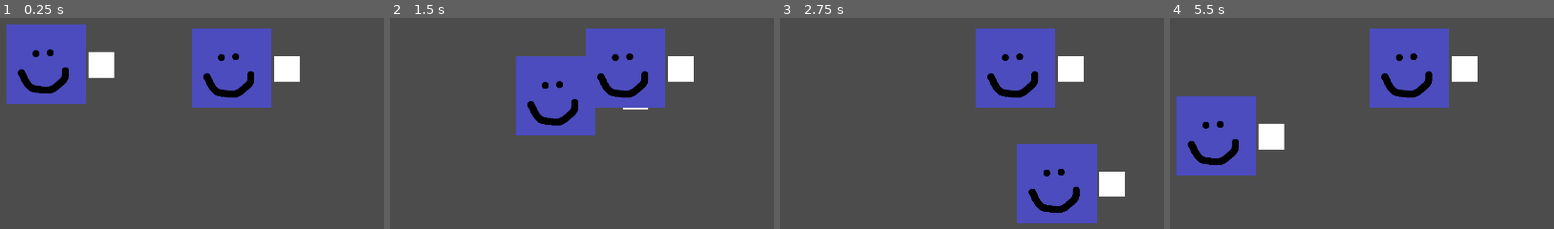
Above: before the commit, frames 1-4 (left to right).
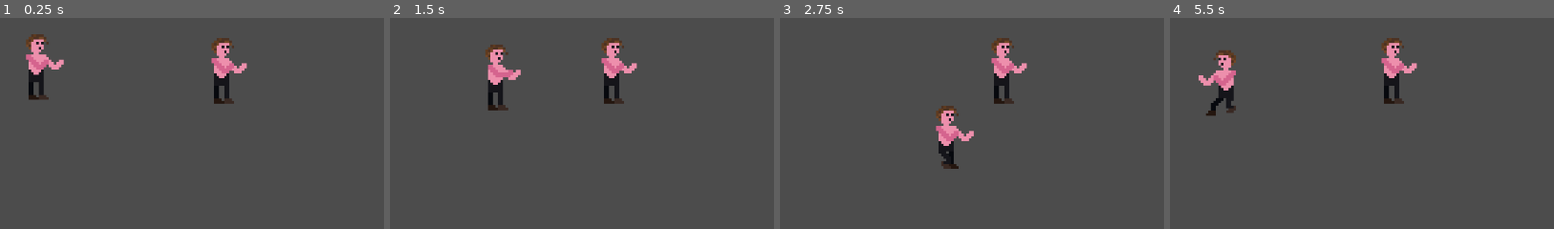
Above: after the commit, the same moments.

Repository: sadikuar/ringout
Game: Godot game, scene res://Ring.tscn
Two runs of this game, one before a commit and one after it. Both use one fixed random seed, a clock stepped at 60 frames per second and the inputs below.
Inputs (mouse positions are in pixels of both pictures, inside the frame that each line leads up to):
- Up to frame 1 (0.25 s): no input
- Up to frame 2 (1.5 s): move the mouse to (outside the picture) at 0.52 s; hold D (Move right) 0.53-1.28 s; click (outside the picture) at 0.6 s; move the mouse to (520, 197) at 1.27 s; hold S (Move down) from 1.28 s (still down); click (520, 197) at 1.35 s
- Up to frame 3 (2.75 s): move the mouse to (1140, 81) at 2.02 s; release S (Move down) at 2.03 s; hold D (Move right) from 2.03 s (still down); click (1140, 81) at 2.1 s
- Up to frame 4 (5.5 s): move the mouse to (outside the picture) at 2.77 s; release D (Move right) at 2.78 s; hold W (Move up) 2.78-3.53 s; click (outside the picture) at 2.85 s; move the mouse to (outside the picture) at 3.52 s; hold A (Move left) 3.53-5.03 s; click (outside the picture) at 3.6 s; move the mouse to (1223, 110) at 4.27 s; click (1223, 110) at 4.35 s; move the mouse to (1492, 176) at 5.02 s; hold S (Move down) from 5.03 s (still down); click (1492, 176) at 5.1 s

The runs differ from the first frame. In frame 1, 17% of the frame differs, in the area x 1-79%, y 2-43%; in frame 2, 17%; in frame 3, 18%, in the area x 40-90%, y 4-98%; in frame 4, 18%.

Commit message:
Create basic sprite sheet
Added 3 basic sprite sheets to the game for:
- Idle
- Running
- Punching

Moved hand code inside the player script

Diff:
--- a/Hand.gd
+++ /dev/null
@@ -1,36 +0,0 @@
-extends Area2D
-
-var disable_movements = false
-
-# Called when the node enters the scene tree for the first time.
-func _ready():
-	$CollisionShape2D.disabled = true
-	var player = get_parent()
-
-	if player != null:
-		disable_movements = player.disable_movements
-
-
-# Called every frame. 'delta' is the elapsed time since the previous frame.
-func _process(_delta):
-	if not disable_movements:
-		if Input.is_action_just_pressed("Punch 1"):
-			$CollisionShape2D.disabled = false
-			$AnimatedSprite.play()
-
-
-func _on_AnimatedSprite_animation_finished():
-	$CollisionShape2D.disabled = true
-	$AnimatedSprite.stop()
-	$AnimatedSprite.frame = 0
-
-
-func _on_Hand_body_entered(body):
-	# Hit countdown has not started or has finished
-	if body.get_time_left() == 0:
-		body.position.x += 10 # Apply position change to player
-		body.health -= 10 # Reduce player health
-		body.start_hit_countdown() # Start countdown again
-
-	if body.health == 0:
-		body.queue_free()
--- a/Hand.tscn
+++ /dev/null
@@ -1,32 +0,0 @@
-[gd_scene load_steps=8 format=2]
-
-[ext_resource path="res://img/hand-animation/hand4.png" type="Texture" id=1]
-[ext_resource path="res://img/hand-animation/hand2.png" type="Texture" id=2]
-[ext_resource path="res://img/hand-animation/hand3.png" type="Texture" id=3]
-[ext_resource path="res://img/hand-animation/hand1.png" type="Texture" id=4]
-[ext_resource path="res://Hand.gd" type="Script" id=5]
-
-[sub_resource type="SpriteFrames" id=1]
-animations = [ {
-"frames": [ ExtResource( 4 ), ExtResource( 2 ), ExtResource( 3 ), ExtResource( 1 ) ],
-"loop": false,
-"name": "punch",
-"speed": 4.0
-} ]
-
-[sub_resource type="RectangleShape2D" id=2]
-extents = Vector2( 128, 32 )
-
-[node name="Hand" type="Area2D"]
-script = ExtResource( 5 )
-
-[node name="AnimatedSprite" type="AnimatedSprite" parent="."]
-frames = SubResource( 1 )
-animation = "punch"
-speed_scale = 3.0
-
-[node name="CollisionShape2D" type="CollisionShape2D" parent="."]
-shape = SubResource( 2 )
-
-[connection signal="body_entered" from="." to="." method="_on_Hand_body_entered"]
-[connection signal="animation_finished" from="AnimatedSprite" to="." method="_on_AnimatedSprite_animation_finished"]
--- a/Player.gd
+++ b/Player.gd
@@ -7,35 +7,83 @@
 
 var screen_size = null
 
+var punching = false
+
 # Called when the node enters the scene tree for the first time.
 func _ready():
+	$Hand/HandHitBox.disabled = true
+
 	screen_size = get_viewport_rect().size
 
 
 # Called every frame. 'delta' is the elapsed time since the previous frame.
 func _process(delta):
 	if not disable_movements:
-		var velocity = Vector2.ZERO
-		if Input.is_action_pressed("Move right"):
-			velocity.x += 1
-		if Input.is_action_pressed("Move left"):
-			velocity.x -= 1
-		if Input.is_action_pressed("Move up"):
-			velocity.y -= 1
-		if Input.is_action_pressed("Move down"):
-			velocity.y += 1
+		if Input.is_action_just_pressed("Punch 1"):
+			punching = true
+			$PlayerSprite.speed_scale = 2
+			$PlayerSprite.play("punching")
+			$Hand/HandHitBox.disabled = false
 
-		if velocity.length() > 0:
-			velocity = velocity.normalized() * speed
+		if not punching:
+			var velocity = Vector2.ZERO
+			if Input.is_action_pressed("Move right"):
+				velocity.x += 1
+			if Input.is_action_pressed("Move left"):
+				velocity.x -= 1
+			if Input.is_action_pressed("Move up"):
+				velocity.y -= 1
+			if Input.is_action_pressed("Move down"):
+				velocity.y += 1
 
-		move_and_collide(velocity * delta)
+			if velocity.x < 0:
+				$PlayerSprite.flip_h = true
+				if $PlayerHitBox.position.x < 0:
+					flip_collision_shapes()
+			elif velocity.x > 0:
+				if $PlayerHitBox.position.x > 0:
+					flip_collision_shapes()
+
+				$PlayerSprite.flip_h = false
+
+			if velocity.length() > 0:
+				$PlayerSprite.speed_scale = 2
+				$PlayerSprite.play("running")
+				velocity = velocity.normalized() * speed
+			else:
+				$PlayerSprite.speed_scale = 0.5
+				$PlayerSprite.play("idle")
+
+			move_and_collide(velocity * delta)
 
 		# Binds player to the viewport's size
-		position.x = clamp(position.x, $PlayerSprite.get_rect().size.x / 2, screen_size.x - $PlayerSprite.get_rect().size.x / 2)
-		position.y = clamp(position.y, $PlayerSprite.get_rect().size.y / 2, screen_size.y - $PlayerSprite.get_rect().size.y / 2)
+		position.x = clamp(position.x, $PlayerHitBox.shape.extents.x, screen_size.x - $PlayerHitBox.shape.extents.x)
+		position.y = clamp(position.y, $PlayerHitBox.shape.extents.y, screen_size.y - $PlayerHitBox.shape.extents.y)
 
 func start_hit_countdown():
 	$HitCountdown.start()
 
 func get_time_left():
 	return $HitCountdown.get_time_left()
+
+func flip_collision_shapes():
+	$PlayerHitBox.position.x *= -1
+	$Hand.scale.x *= -1
+
+
+func _on_Hand_body_entered(body):
+		# Hit countdown has not started or has finished
+	if body.get_time_left() == 0:
+		body.position.x += 10 # Apply position change to player
+		body.health -= 10 # Reduce player health
+		body.start_hit_countdown() # Start countdown again
+
+	if body.health == 0:
+		body.queue_free()
+
+
+func _on_PlayerSprite_animation_finished():
+	if $PlayerSprite.animation == "punching":
+		$PlayerSprite.frame = 0
+		$Hand/HandHitBox.disabled = true
+		punching = false
--- a/Player.tscn
+++ b/Player.tscn
@@ -1,23 +1,130 @@
-[gd_scene load_steps=5 format=2]
+[gd_scene load_steps=23 format=2]
 
-[ext_resource path="res://img/player.png" type="Texture" id=1]
+[ext_resource path="res://img/ringout-spritesheet-running.png" type="Texture" id=1]
 [ext_resource path="res://Player.gd" type="Script" id=2]
-[ext_resource path="res://Hand.tscn" type="PackedScene" id=3]
+[ext_resource path="res://img/ringout-spritesheet-idle.png" type="Texture" id=4]
+[ext_resource path="res://img/ringout-spritesheet-punching.png" type="Texture" id=5]
 
-[sub_resource type="RectangleShape2D" id=1]
-extents = Vector2( 100, 100 )
+[sub_resource type="AtlasTexture" id=12]
+flags = 4
+atlas = ExtResource( 4 )
+region = Rect2( 0, 0, 255, 255 )
+
+[sub_resource type="AtlasTexture" id=13]
+flags = 4
+atlas = ExtResource( 4 )
+region = Rect2( 255, 0, 255, 255 )
+
+[sub_resource type="AtlasTexture" id=14]
+flags = 4
+atlas = ExtResource( 4 )
+region = Rect2( 510, 0, 255, 255 )
+
+[sub_resource type="AtlasTexture" id=15]
+flags = 4
+atlas = ExtResource( 4 )
+region = Rect2( 765, 0, 255, 255 )
+
+[sub_resource type="AtlasTexture" id=16]
+flags = 4
+atlas = ExtResource( 5 )
+region = Rect2( 0, 0, 255, 255 )
+
+[sub_resource type="AtlasTexture" id=17]
+flags = 4
+atlas = ExtResource( 5 )
+region = Rect2( 255, 0, 255, 255 )
+
+[sub_resource type="AtlasTexture" id=18]
+flags = 4
+atlas = ExtResource( 5 )
+region = Rect2( 510, 0, 255, 255 )
+
+[sub_resource type="AtlasTexture" id=2]
+flags = 4
+atlas = ExtResource( 1 )
+region = Rect2( 0, 0, 255, 255 )
+
+[sub_resource type="AtlasTexture" id=3]
+flags = 4
+atlas = ExtResource( 1 )
+region = Rect2( 255, 0, 255, 255 )
+
+[sub_resource type="AtlasTexture" id=4]
+flags = 4
+atlas = ExtResource( 1 )
+region = Rect2( 510, 0, 255, 255 )
+
+[sub_resource type="AtlasTexture" id=5]
+flags = 4
+atlas = ExtResource( 1 )
+region = Rect2( 765, 0, 255, 255 )
+
+[sub_resource type="AtlasTexture" id=6]
+flags = 4
+atlas = ExtResource( 1 )
+region = Rect2( 1020, 0, 255, 255 )
+
+[sub_resource type="AtlasTexture" id=7]
+flags = 4
+atlas = ExtResource( 1 )
+region = Rect2( 1275, 0, 255, 255 )
+
+[sub_resource type="AtlasTexture" id=8]
+flags = 4
+atlas = ExtResource( 1 )
+region = Rect2( 1530, 0, 255, 255 )
+
+[sub_resource type="AtlasTexture" id=9]
+flags = 4
+atlas = ExtResource( 1 )
+region = Rect2( 1785, 0, 255, 255 )
+
+[sub_resource type="SpriteFrames" id=10]
+animations = [ {
+"frames": [ SubResource( 12 ), SubResource( 13 ), SubResource( 14 ), SubResource( 15 ) ],
+"loop": true,
+"name": "idle",
+"speed": 5.0
+}, {
+"frames": [ SubResource( 16 ), SubResource( 17 ), SubResource( 18 ) ],
+"loop": true,
+"name": "punching",
+"speed": 5.0
+}, {
+"frames": [ SubResource( 2 ), SubResource( 3 ), SubResource( 4 ), SubResource( 5 ), SubResource( 6 ), SubResource( 7 ), SubResource( 8 ), SubResource( 9 ) ],
+"loop": true,
+"name": "running",
+"speed": 5.0
+} ]
+
+[sub_resource type="RectangleShape2D" id=11]
+extents = Vector2( 34.375, 86.125 )
+
+[sub_resource type="RectangleShape2D" id=19]
+extents = Vector2( 13.5, 14.5 )
 
 [node name="Player" type="KinematicBody2D"]
 script = ExtResource( 2 )
 
-[node name="PlayerSprite" type="Sprite" parent="."]
-texture = ExtResource( 1 )
+[node name="PlayerSprite" type="AnimatedSprite" parent="."]
+scale = Vector2( 0.792157, 0.792157 )
+frames = SubResource( 10 )
+animation = "punching"
+speed_scale = 2.0
 
 [node name="PlayerHitBox" type="CollisionShape2D" parent="."]
-shape = SubResource( 1 )
-
-[node name="Hand" parent="." instance=ExtResource( 3 )]
-position = Vector2( 235, 2 )
+position = Vector2( -17.382, 3.875 )
+shape = SubResource( 11 )
 
 [node name="HitCountdown" type="Timer" parent="."]
 one_shot = true
+
+[node name="Hand" type="Area2D" parent="."]
+
+[node name="HandHitBox" type="CollisionShape2D" parent="Hand"]
+position = Vector2( 31.5, -5.5 )
+shape = SubResource( 19 )
+
+[connection signal="animation_finished" from="PlayerSprite" to="." method="_on_PlayerSprite_animation_finished"]
+[connection signal="body_entered" from="Hand" to="." method="_on_Hand_body_entered"]
Binary file added: img/ringout-spritesheet-idle.png
Not shown, added: img/ringout-spritesheet-idle.png.import
Binary file added: img/ringout-spritesheet-punching.png
Not shown, added: img/ringout-spritesheet-punching.png.import
Binary file added: img/ringout-spritesheet-running.png
Not shown, added: img/ringout-spritesheet-running.png.import
